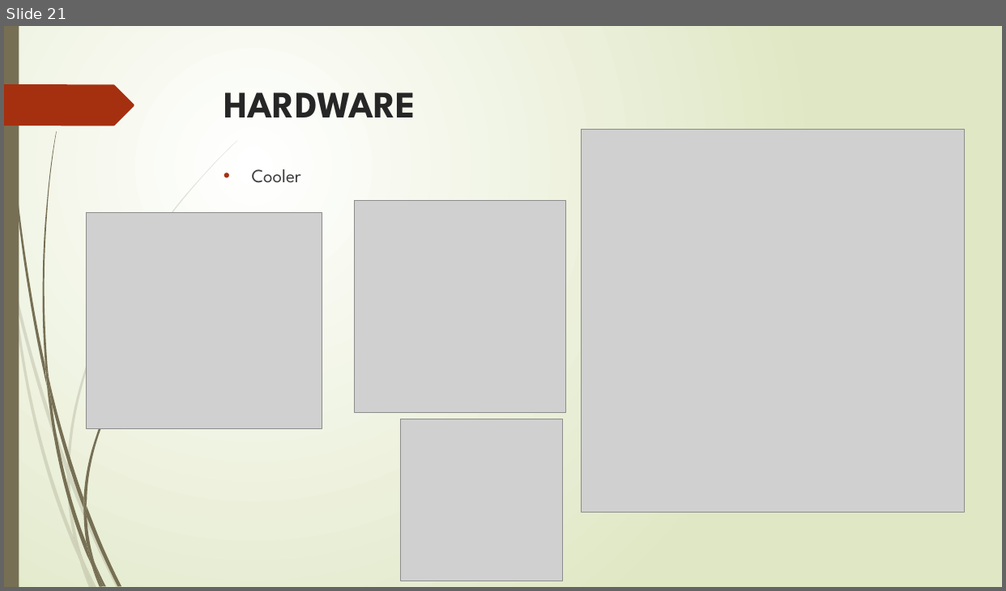
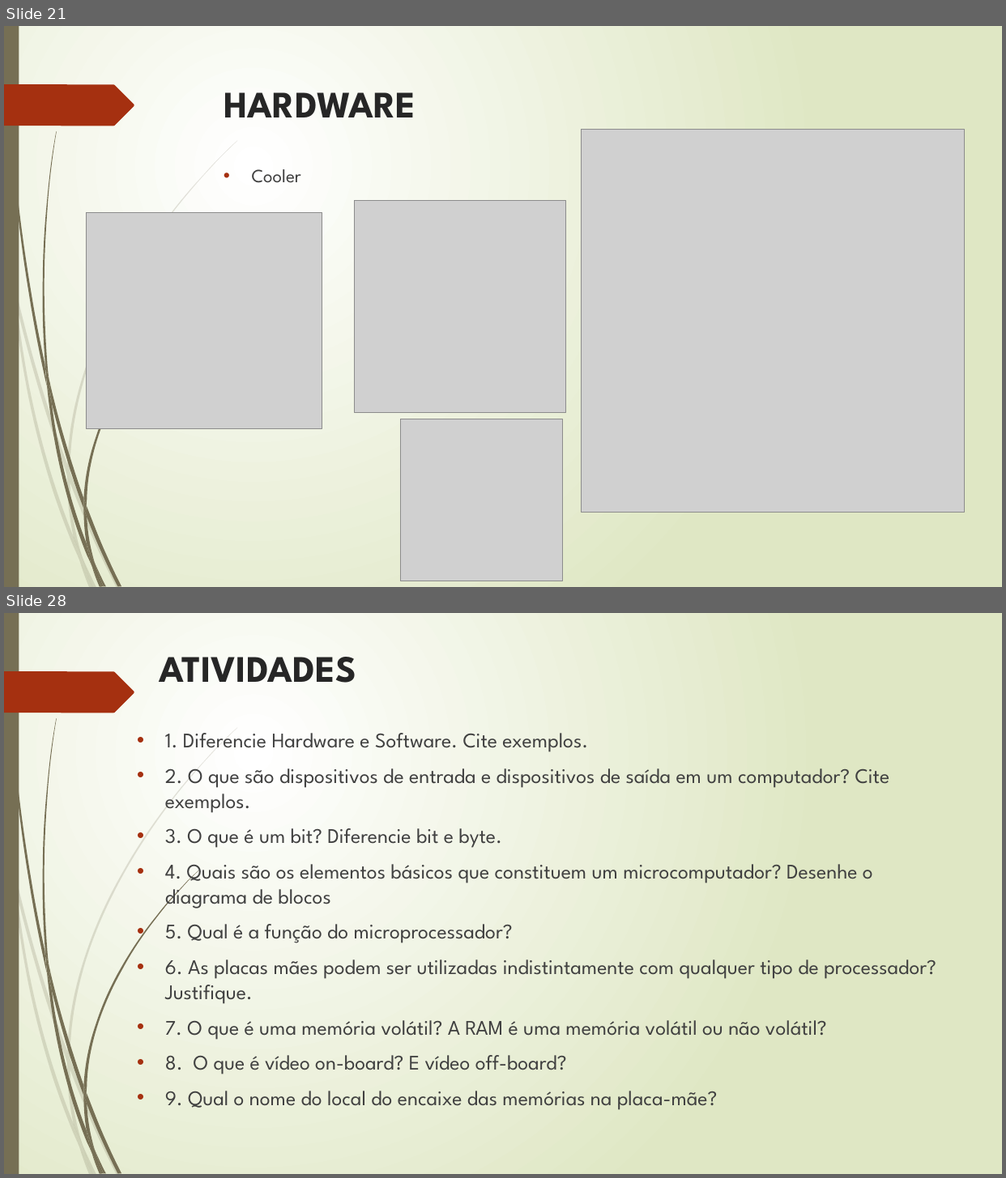
Before and after one commit to luisfernandospoljaric/Aulas-Luis, a slide deck: Hardware Luis/Aula 2/Hardware.pptx. Shown one above the other, each under a label of ours: slide 21 before the commit, slides 21 and 28 after it; the slides between them are not shown. The pictures are 1006x591 and 1006x1178 pixels, drawn with LibreOffice and Linux fonts; fonts in the diff are those of the drawing; grey boxes stand for pictures. Boxes give left, top, right and bottom in pixels: in the first picture for what was removed or moved away, otherwise in the second. Text is boxed around its words. In the diff, an @@ line names an element or a change of style, - is before the commit and + after.

```diff
--- a/Hardware Luis/Aula 2/Hardware.pptx
+++ b/Hardware Luis/Aula 2/Hardware.pptx
@@ slide 28 added at box(4, 613, 1002, 1174), background gradient #FFFFFF to #DFE8C4; not listed: 24 template elements that a slide beside it also shows @@
@@ title added at box(160, 657, 356, 683), 36 pt, text #262626, bold @@
+ATIVIDADES
@@ text added at box(165, 733, 936, 1110), 20 pt, text #404040 @@
+• 1. Diferencie Hardware e Software. Cite exemplos.
+• 2. O que são dispositivos de entrada e dispositivos de saída em um computador? Cite exemplos.
+• 3. O que é um bit? Diferencie bit e byte.
+• 4. Quais são os elementos básicos que constituem um microcomputador? Desenhe o diagrama de blocos
+• 5. Qual é a função do microprocessador?
+• 6. As placas mães podem ser utilizadas indistintamente com qualquer tipo de processador? Justifique.
+• 7. O que é uma memória volátil? A RAM é uma memória volátil ou não volátil?
+• 8. O que é vídeo on-board? E vídeo off-board?
+• 9. Qual o nome do local do encaixe das memórias na placa-mãe?
```
Also in this commit, not shown: 4 slides changed, 6 other slides added, 2 other files.
